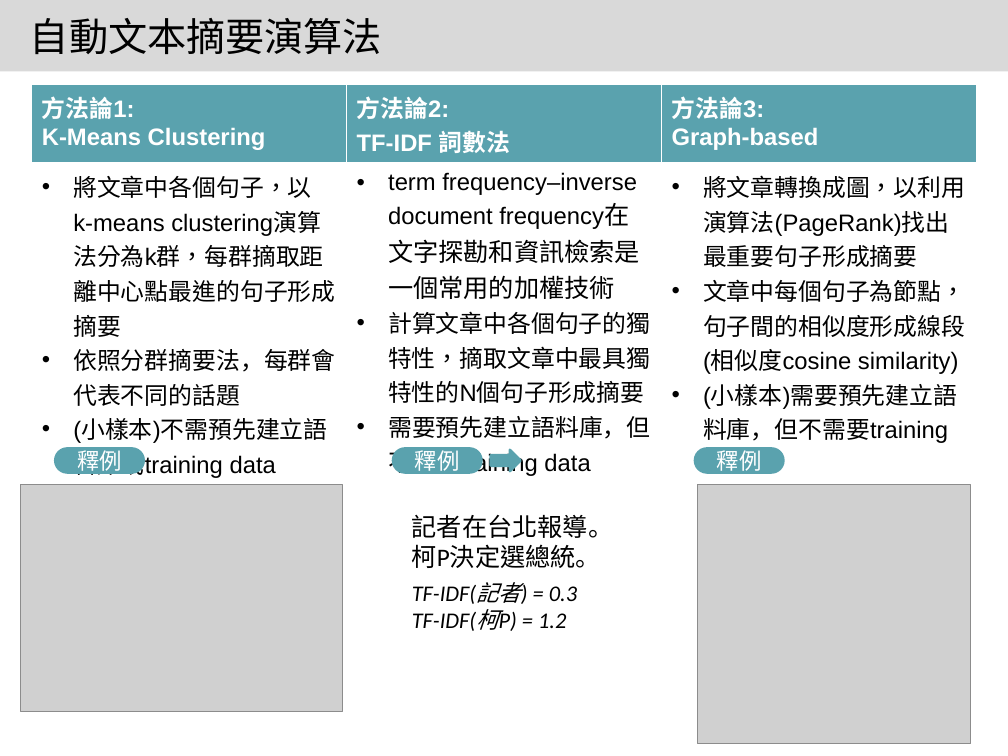
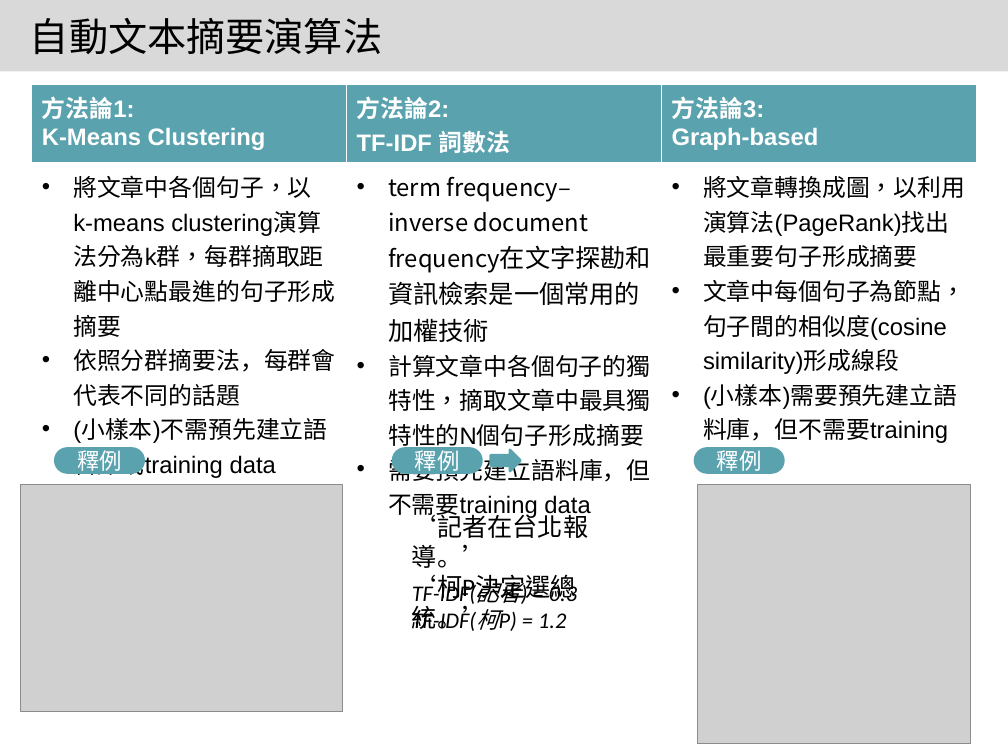
Before and after one commit to 1napcompsci/Automatic-Text-Summarization, a slide deck: slide 11 of Summarization with Yahoo - SETN/實習專案報告 Template (Revised).pptx. Drawn at 1008x756 pixels with LibreOffice and Linux fonts; fonts in the diff are those of the drawing; grey boxes stand for pictures. Boxes give left, top, right and bottom in pixels: in the first picture for what was removed or moved away, otherwise in the second. Text is boxed around its words. In the diff, an @@ line names an element or a change of style, - is before the commit and + after.

```diff
--- a/Summarization with Yahoo - SETN/實習專案報告 Template (Revised).pptx
+++ b/Summarization with Yahoo - SETN/實習專案報告 Template (Revised).pptx
@@ table at [31,85,975,746] @@
-row 2, column 3: 將文章轉換成圖，以利用演算法(PageRank)找出最重要句子形成摘要 / 文章中每個句子為節點，句子間的相似度形成線段(相似度cosine similarity) / (小樣本)需要預先建立語料庫，但不需要training data
+row 2, column 3: 將文章轉換成圖，以利用演算法(PageRank)找出最重要句子形成摘要 / 文章中每個句子為節點，句子間的相似度(cosine similarity)形成線段 / (小樣本)需要預先建立語料庫，但不需要training data
@@ font Arial to Noto Sans CJK TC in "term frequency–inverse document frequency在文字探勘和資訊檢索是一個常用的加權技 ..." @@
@@ font Calibri to Noto Sans CJK TC in "frequency在文字探勘和資訊檢索是一個常用的加權技術" @@
@@ text at [412,510,588,631]: text changed @@
-記者在台北報導。
-柯P決定選總統。
+‘記者在台北報導。’
+‘柯P決定選總統。’
```
Also in this commit, not shown: 14 other slides changed, 1 slide added.
